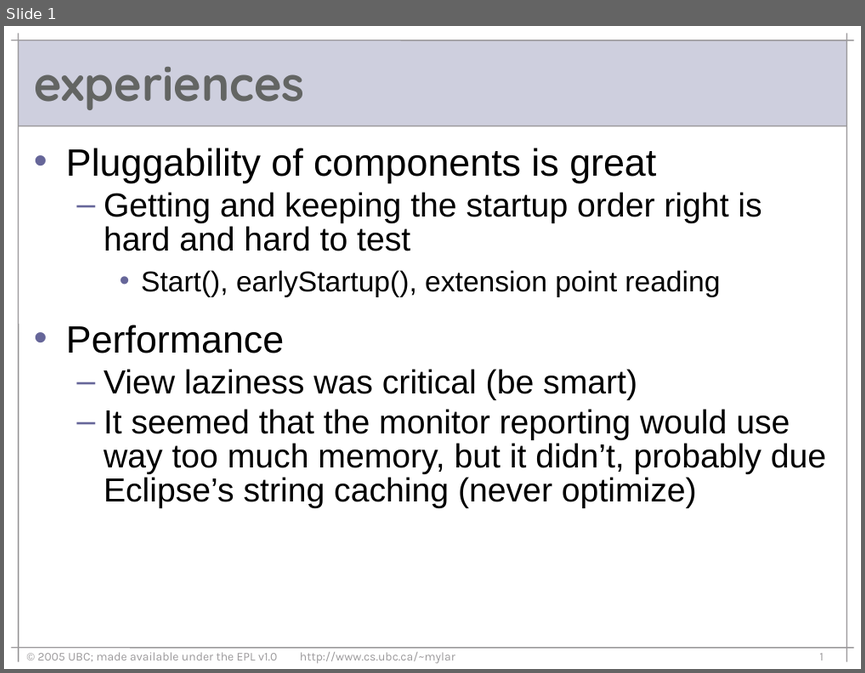
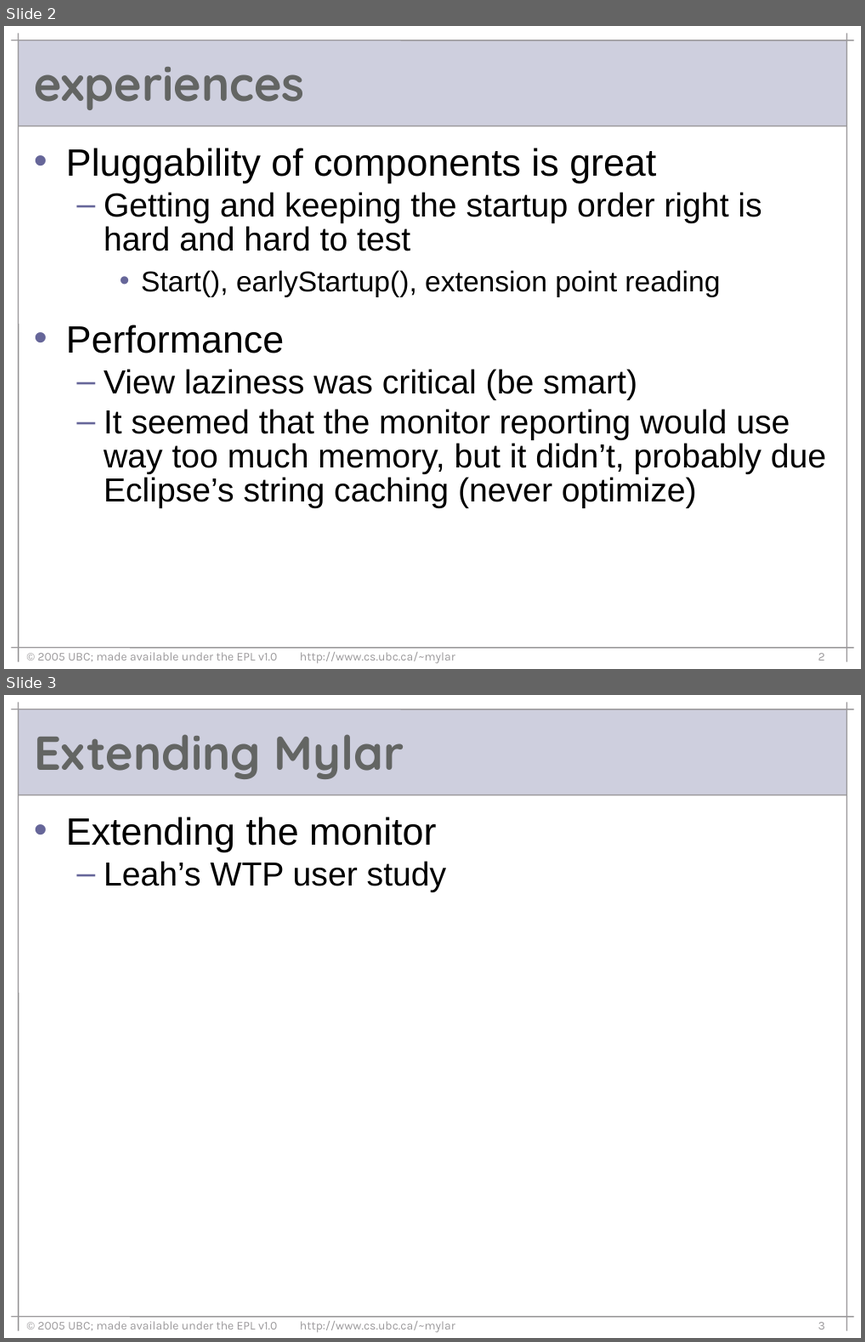
Before and after one commit to eclipse-mylyn/mylyn-website, a slide deck: publications/2006-03-mylar-eclipsecon.ppt. Shown one above the other, each under a label of ours: slide 1 before the commit, slides 2 and 3 after it. The pictures are 865x673 and 865x1342 pixels, drawn with LibreOffice and Linux fonts; fonts in the diff are those of the drawing. Boxes give left, top, right and bottom in pixels: in the first picture for what was removed or moved away, otherwise in the second. Text is boxed around its words. In the diff, an @@ line names an element or a change of style, - is before the commit and + after.

```diff
--- a/publications/2006-03-mylar-eclipsecon.ppt
+++ b/publications/2006-03-mylar-eclipsecon.ppt
@@ slide 3 added at [4,695,861,1338], background #FFFFFF; not listed: 6 template elements that a slide beside it also shows @@
@@ title added at [34,734,404,779], 40 pt, text #636563, bold @@
+Extending Mylar
@@ text added at [66,817,447,892], 32 pt, text #000000 @@
+• Extending the monitor
+  – Leah’s WTP user study
@@ text added at [38,1321,455,1332], 10 pt, text #9C9A9C @@
+© 2005 UBC; made available under the EPL v1.0 http://www.cs.ubc.ca/~mylar
@@ page number added at [818,1321,825,1329], 10 pt, text #9C9A9C @@
+3
@@ what was slide 1 is now slide 2 @@
@@ page number at [818,652,825,660]: text changed @@
-1
+2
```
Also in this commit, not shown: 1 other slide added, 1 other file.
